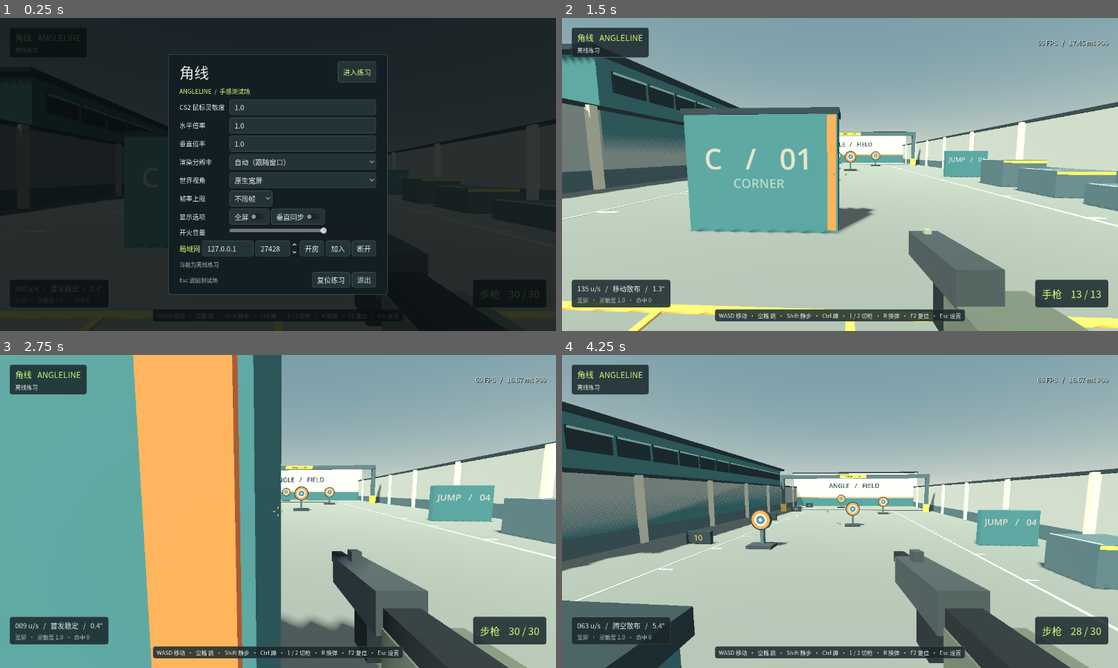
Above: before the commit, frames 1-4 (two rows, left to right).
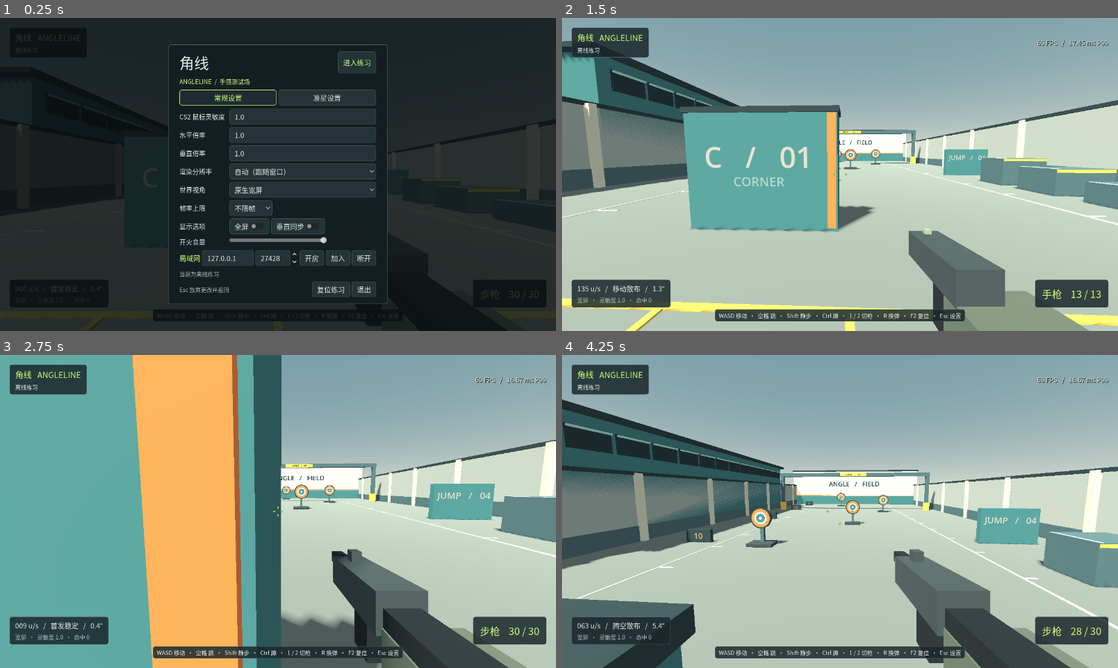
Above: after the commit, the same moments.

Repository: dsk66625/angleline
Game: Godot game, scene res://main.tscn
The game is run twice, just before and just after one commit, with the same random seed, the same clock (stepped at 60 frames per second) and the same inputs.
Inputs (mouse positions are in pixels of both pictures, inside the frame that each line leads up to):
- Up to frame 1 (0.25 s): no input
- Up to frame 2 (1.5 s): click "进入练习" at 0.5 s; tap Enter at 1.25 s; move the mouse to (867, 174) at 1.27 s; hold W from 1.28 s (still down); tap 1 at 1.35 s; click (867, 174) at 1.42 s
- Up to frame 3 (2.75 s): keep holding W; tap Space at 1.52, 2.27 s; move the mouse to (250, 511) at 2.02 s; tap 2 at 2.1 s; click (250, 511) at 2.17 s
- Up to frame 4 (4.25 s): keep holding W; move the mouse to (851, 505) at 2.77 s; tap R at 2.85 s; click (851, 505) at 2.92 s; move the mouse to (834, 517) at 3.52 s; tap Shift at 3.6 s; click (834, 517) at 3.67 s; tap Space at 3.77 s

The runs differ from the first frame. In frame 1, 5.0% of the frame differs, in the area x 30-70%, y 8-92%; in frame 2, 7.0%; in frame 3, 2.4%; in frame 4, 7.8%, in the area x 0-100%, y 14-100%.

Commit message:
Add customizable crosshairs with a live preview for v0.4.0

Diff:
--- /dev/null
+++ b/crosshair.gd
@@ -0,0 +1,87 @@
+extends Control
+
+enum Shape { CROSS, T, DOT }
+
+const LENGTH_MIN := 1
+const LENGTH_MAX := 24
+const GAP_MIN := 0
+const GAP_MAX := 24
+const THICKNESS_MIN := 1
+const THICKNESS_MAX := 8
+const DEFAULTS := {
+	"shape": Shape.CROSS, "color": Color("#cdff7a"), "length": 5, "gap": 4,
+	"thickness": 2, "dot": false, "outline": true, "dynamic": true,
+}
+const OUTLINE_COLOR := Color("#202729")
+const ARMS := [Vector2.UP, Vector2.DOWN, Vector2.LEFT, Vector2.RIGHT]
+const HIT_ARMS := [Vector2(1, 1), Vector2(-1, 1), Vector2(-1, -1), Vector2(1, -1)]
+
+var _style := DEFAULTS.duplicate()
+var _spread := 0.0
+var _pulsed := false
+var _hit := false
+
+
+static func normalize(raw: Variant) -> Dictionary:
+	var style := DEFAULTS.duplicate()
+	if raw is not Dictionary:
+		return style
+	for key in DEFAULTS:
+		if raw.has(key) and typeof(raw[key]) == typeof(DEFAULTS[key]):
+			style[key] = raw[key]
+	if style["shape"] not in [Shape.CROSS, Shape.T, Shape.DOT]:
+		style["shape"] = Shape.CROSS
+	style["length"] = clampi(style["length"], LENGTH_MIN, LENGTH_MAX)
+	style["gap"] = clampi(style["gap"], GAP_MIN, GAP_MAX)
+	style["thickness"] = clampi(style["thickness"], THICKNESS_MIN, THICKNESS_MAX)
+	var color: Color = style["color"]
+	if is_finite(color.r) and is_finite(color.g) and is_finite(color.b):
+		style["color"] = Color(clampf(color.r, 0.0, 1.0), clampf(color.g, 0.0, 1.0), clampf(color.b, 0.0, 1.0))
+	else:
+		style["color"] = DEFAULTS["color"]
+	return style
+
+
+func _init() -> void:
+	mouse_filter = Control.MOUSE_FILTER_IGNORE
+
+
+func apply_style(values: Dictionary) -> void:
+	var style := normalize(values)
+	if style != _style:
+		_style = style
+		queue_redraw()
+
+
+func set_feedback(spread: float, pulsed: bool, hit: bool) -> void:
+	if pulsed != _pulsed or hit != _hit or (spread != _spread and _style["dynamic"] and _style["shape"] != Shape.DOT):
+		queue_redraw()
+	_spread = spread
+	_pulsed = pulsed
+	_hit = hit
+
+
+func _draw() -> void:
+	var center := size * 0.5
+	var color: Color = Color.WHITE if _pulsed else _style["color"]
+	var thickness := float(_style["thickness"])
+	if _style["shape"] != Shape.DOT:
+		var gap := float(_style["gap"])
+		if _style["dynamic"]:
+			gap += clampf(_spread * 4.0, 0.0, 26.0)
+		for direction: Vector2 in ARMS:
+			if _style["shape"] == Shape.T and direction == Vector2.UP:
+				continue
+			var start := center + direction * gap
+			var finish := start + direction * float(_style["length"])
+			if _style["outline"]:
+				draw_line(start, finish, OUTLINE_COLOR, thickness + 2.0)
+			draw_line(start, finish, color, thickness)
+	if _style["dot"] or _style["shape"] == Shape.DOT:
+		var radius := thickness * 0.5
+		if _style["outline"]:
+			draw_circle(center, radius + 1.0, OUTLINE_COLOR, true, -1.0, true)
+		draw_circle(center, radius, color, true, -1.0, true)
+	if _hit:
+		for direction: Vector2 in HIT_ARMS:
+			draw_line(center + direction * 7.0, center + direction * 12.0, Color.WHITE, 2.0)
--- a/main.gd
+++ b/main.gd
@@ -3,6 +3,7 @@
 const Arena = preload("res://world.gd")
 const Fighter = preload("res://fighter.gd")
 const HUD = preload("res://trial_hud.gd")
+const Reticle = preload("res://crosshair.gd")
 const Link = preload("res://trial_link.gd")
 const SPAWN := [Vector3(0, 0.02, 6), Vector3(3, 0.02, 6)]
 const VERTICAL_FOV := 73.739795
@@ -10,7 +11,8 @@
 const TICK := 1.0 / 128.0
 
 var options := {"sensitivity": 1.0, "axis_x": 1.0, "axis_y": 1.0, "view": 0,
-	"resolution": Vector2i.ZERO, "fullscreen": false, "cap": 0, "vsync": false, "volume": 65}
+	"resolution": Vector2i.ZERO, "fullscreen": false, "cap": 0, "vsync": false, "volume": 65,
+	"crosshair": Reticle.DEFAULTS.duplicate()}
 var _last_window_target := Vector2i(-1, -1)
 var local_player: TrialFighter
 var remote_player: TrialFighter
@@ -154,6 +156,9 @@
 func _input(event: InputEvent) -> void:
 	if event is InputEventKey and event.pressed and not event.echo:
 		if event.physical_keycode == KEY_ESCAPE:
+			if not active_play and hud.dismiss_crosshair_popup():
+				get_viewport().set_input_as_handled()
+				return
 			if active_play:
 				_pause()
 			else:
@@ -182,6 +187,7 @@
 	_fire_pressed = false
 	_reload_pressed = false
 	Input.mouse_mode = Input.MOUSE_MODE_VISIBLE
+	hud.load_values(options)
 	hud.show_menu(true)
 
 func _resume() -> void:
@@ -212,6 +218,7 @@
 			options["view"] = 0
 	options["cap"] = clampi(options["cap"], 0, 2000)
 	options["volume"] = clampi(options["volume"], 0, 100)
+	options["crosshair"] = Reticle.normalize(options["crosshair"])
 
 func _save_options(values: Dictionary) -> void:
 	options = values
@@ -223,6 +230,7 @@
 		push_warning("Could not save angleline.cfg")
 
 func _apply_options() -> void:
+	hud.crosshair.apply_style(options["crosshair"])
 	var window := get_window()
 	Engine.max_fps = options["cap"]
 	DisplayServer.window_set_vsync_mode(DisplayServer.VSYNC_ENABLED if options["vsync"] else DisplayServer.VSYNC_DISABLED)
@@ -515,13 +523,7 @@
 			if _tracer_timers[index] <= 0.0:
 				_tracer_pool[index].hide()
 	var shown_spread := snappedf(local_player.spread_degrees(), 0.1)
-	var flash := _flash_time > 0.0
-	var hit := _hit_time > 0.0
-	if hud.spread != shown_spread or hud.pulsed != flash or hud.hit != hit:
-		hud.spread = shown_spread
-		hud.pulsed = flash
-		hud.hit = hit
-		hud.crosshair.queue_redraw()
+	hud.crosshair.set_feedback(shown_spread, _flash_time > 0.0, _hit_time > 0.0)
 	hud.hit_label.modulate.a = clampf(_hit_time * 9.0, 0.0, 1.0)
 	_performance.append(dt * 1000.0)
 	_performance_elapsed += dt
--- a/project.godot
+++ b/project.godot
@@ -3,7 +3,7 @@
 [application]
 
 config/name="角线试玩"
-config/version="0.3.0"
+config/version="0.4.0"
 run/main_scene="res://main.tscn"
 config/features=PackedStringArray("4.6", "GL Compatibility")
 
--- a/trial_hud.gd
+++ b/trial_hud.gd
@@ -9,6 +9,7 @@
 signal reset_requested
 signal quit_requested
 
+const Reticle = preload("res://crosshair.gd")
 const GREEN := Color("#cdff7a")
 const PAPER := Color("#e6ece8")
 const MUTED := Color("#adbfbe")
@@ -26,10 +27,7 @@
 var status_label: Label
 var hit_label: Label
 var position_label: Label
-var crosshair: Control
-var spread := 0.0
-var pulsed := false
-var hit := false
+var crosshair: Reticle
 var _root: Control
 var _veil: ColorRect
 var _center: CenterContainer
@@ -48,6 +46,20 @@
 var _connection: Label
 var _settings_profile: Label
 var _settings_error: Label
+var _general_page: VBoxContainer
+var _crosshair_page: VBoxContainer
+var _general_tab: Button
+var _crosshair_tab: Button
+var _preview: Reticle
+var _shape: OptionButton
+var _color: ColorPickerButton
+var _length: HSlider
+var _gap: HSlider
+var _thickness: HSlider
+var _dot: CheckButton
+var _outline: CheckButton
+var _dynamic: CheckButton
+var _loading_style := false
 
 func _ready() -> void:
 	var font := SystemFont.new()
@@ -167,11 +179,10 @@
 	keys.horizontal_alignment = HORIZONTAL_ALIGNMENT_CENTER
 	key_panel.add_child(keys)
 
-	crosshair = Control.new()
+	crosshair = Reticle.new()
 	_root.add_child(crosshair)
 	crosshair.set_anchors_and_offsets_preset(Control.PRESET_FULL_RECT)
 	crosshair.mouse_filter = Control.MOUSE_FILTER_IGNORE
-	crosshair.draw.connect(_draw_crosshair)
 	hit_label = _label("", 15, GREEN)
 	_root.add_child(hit_label)
 	hit_label.set_anchors_and_offsets_preset(Control.PRESET_CENTER)
@@ -208,11 +219,23 @@
 	_settings_profile = _label("ANGLELINE  /  手感测试场", 14, GREEN)
 	body.add_child(_settings_profile)
 
+	var tabs := HBoxContainer.new()
+	body.add_child(tabs)
+	var group := ButtonGroup.new()
+	_general_tab = _button(tabs, "常规设置", _select_page.bind(false))
+	_crosshair_tab = _button(tabs, "准星设置", _select_page.bind(true))
+	for tab in [_general_tab, _crosshair_tab]:
+		tab.toggle_mode = true
+		tab.button_group = group
+		tab.size_flags_horizontal = Control.SIZE_EXPAND_FILL
+	_general_page = VBoxContainer.new()
+	_general_page.add_theme_constant_override("separation", 8)
+	body.add_child(_general_page)
 	var columns := GridContainer.new()
 	columns.columns = 2
 	columns.add_theme_constant_override("h_separation", 10)
 	columns.add_theme_constant_override("v_separation", 6)
-	body.add_child(columns)
+	_general_page.add_child(columns)
 	_sense = _edit(columns, "CS2 鼠标灵敏度", "1.00")
 	_axis_x = _edit(columns, "水平倍率", "1.00")
 	_axis_y = _edit(columns, "垂直倍率", "1.00")
@@ -262,7 +285,7 @@
 	_sound.size_flags_horizontal = Control.SIZE_EXPAND_FILL
 	columns.add_child(_sound)
 	var network_bar := HBoxContainer.new()
-	body.add_child(network_bar)
+	_general_page.add_child(network_bar)
 	network_bar.add_child(_label("局域网", 16, GREEN))
 	_address = LineEdit.new()
 	_address.placeholder_text = "主机 IP"
@@ -278,16 +301,144 @@
 	_button(network_bar, "加入", func() -> void: join_requested.emit(_address.text.strip_edges(), int(_port.value)))
 	_button(network_bar, "断开", func() -> void: leave_requested.emit())
 	_connection = _label("当前为离线练习", 13, MUTED)
-	body.add_child(_connection)
+	_general_page.add_child(_connection)
+	_crosshair_page = VBoxContainer.new()
+	_crosshair_page.add_theme_constant_override("separation", 8)
+	body.add_child(_crosshair_page)
+	_build_crosshair_page()
+	_select_page(false)
 	_settings_error = _label("", 13, Color("#ffc68e"))
 	body.add_child(_settings_error)
 	_settings_error.hide()
 	var footer := HBoxContainer.new()
 	body.add_child(footer)
-	footer.add_child(_label("Esc 返回测试场", 13, MUTED))
+	footer.add_child(_label("Esc 放弃更改并返回", 13, MUTED))
 	_spacer(footer)
 	_button(footer, "复位练习", func() -> void: reset_requested.emit())
 	_button(footer, "退出", func() -> void: quit_requested.emit())
+
+func _select_page(edit_crosshair: bool) -> void:
+	_general_page.visible = not edit_crosshair
+	_crosshair_page.visible = edit_crosshair
+	_general_tab.set_pressed_no_signal(not edit_crosshair)
+	_crosshair_tab.set_pressed_no_signal(edit_crosshair)
+
+func _build_crosshair_page() -> void:
+	_crosshair_page.custom_minimum_size.x = 460
+	var preview_panel := _panel(_crosshair_page, Color("#37474b"), Color("#53696a"), 12, 6)
+	var preview_body := VBoxContainer.new()
+	preview_panel.add_child(preview_body)
+	var preview_header := HBoxContainer.new()
+	preview_body.add_child(preview_header)
+	preview_header.add_child(_label("准星预览", 15, PAPER))
+	_spacer(preview_header)
+	var movement := CheckButton.new()
+	movement.text = "模拟移动"
+	preview_header.add_child(movement)
+	_preview = Reticle.new()
+	_preview.custom_minimum_size.y = 124
+	_preview.mouse_filter = Control.MOUSE_FILTER_IGNORE
+	preview_body.add_child(_preview)
+	movement.toggled.connect(func(moving: bool) -> void:
+		_preview.set_feedback(2.0 if moving else 0.0, false, false))
+
+	var grid := GridContainer.new()
+	grid.columns = 2
+	grid.add_theme_constant_override("h_separation", 15)
+	grid.add_theme_constant_override("v_separation", 6)
+	_crosshair_page.add_child(grid)
+	grid.add_child(_label("准星形状", 15, PAPER))
+	_shape = OptionButton.new()
+	for title in ["十字", "T 形", "圆点"]:
+		_shape.add_item(title)
+	_shape.size_flags_horizontal = Control.SIZE_EXPAND_FILL
+	grid.add_child(_shape)
+	_shape.item_selected.connect(func(_index: int) -> void: _update_preview())
+	grid.add_child(_label("准星颜色", 15, PAPER))
+	_color = ColorPickerButton.new()
+	_color.edit_alpha = false
+	_color.custom_minimum_size.y = 28
+	grid.add_child(_color)
+	_color.color_changed.connect(func(_value: Color) -> void: _update_preview())
+	_length = _dimension(grid, "线长", Reticle.LENGTH_MIN, Reticle.LENGTH_MAX)
+	_gap = _dimension(grid, "中心间距", Reticle.GAP_MIN, Reticle.GAP_MAX)
+	_thickness = _dimension(grid, "粗细", Reticle.THICKNESS_MIN, Reticle.THICKNESS_MAX)
+	var flags := HBoxContainer.new()
+	_crosshair_page.add_child(flags)
+	_dot = _style_toggle(flags, "中心点")
+	_outline = _style_toggle(flags, "描边")
+	_dynamic = _style_toggle(flags, "动态散布")
+	var defaults_row := HBoxContainer.new()
+	_crosshair_page.add_child(defaults_row)
+	_spacer(defaults_row)
+	_button(defaults_row, "恢复默认准星", func() -> void: _load_style(Reticle.DEFAULTS))
+	_load_style(Reticle.DEFAULTS)
+
+func _dimension(parent: Container, title: String, minimum: int, maximum: int) -> HSlider:
+	parent.add_child(_label(title, 15, PAPER))
+	var row := HBoxContainer.new()
+	row.size_flags_horizontal = Control.SIZE_EXPAND_FILL
+	parent.add_child(row)
+	var slider := HSlider.new()
+	slider.min_value = minimum
+	slider.max_value = maximum
+	slider.step = 1
+	slider.size_flags_horizontal = Control.SIZE_EXPAND_FILL
+	slider.size_flags_vertical = Control.SIZE_SHRINK_CENTER
+	row.add_child(slider)
+	var reading := _label(str(int(slider.value)), 15, PAPER)
+	reading.custom_minimum_size.x = 28
+	reading.horizontal_alignment = HORIZONTAL_ALIGNMENT_RIGHT
+	row.add_child(reading)
+	slider.value_changed.connect(func(value: float) -> void:
+		reading.text = str(int(value))
+		_update_preview())
+	return slider
+
+func _style_toggle(parent: Container, title: String) -> CheckButton:
+	var toggle := CheckButton.new()
+	toggle.text = title
+	parent.add_child(toggle)
+	toggle.toggled.connect(func(_pressed: bool) -> void: _update_preview())
+	return toggle
+
+func _load_style(raw: Variant) -> void:
+	var style := Reticle.normalize(raw)
+	_loading_style = true
+	_shape.select(style["shape"])
+	_color.color = style["color"]
+	_length.value = style["length"]
+	_gap.value = style["gap"]
+	_thickness.value = style["thickness"]
+	_dot.set_pressed_no_signal(style["dot"])
+	_outline.set_pressed_no_signal(style["outline"])
+	_dynamic.set_pressed_no_signal(style["dynamic"])
+	_loading_style = false
+	_update_preview()
+
+func _edited_style() -> Dictionary:
+	return Reticle.normalize({"shape": _shape.selected, "color": _color.color,
+		"length": int(_length.value), "gap": int(_gap.value), "thickness": int(_thickness.value),
+		"dot": _dot.button_pressed, "outline": _outline.button_pressed, "dynamic": _dynamic.button_pressed})
+
+func _update_preview() -> void:
+	if _loading_style:
+		return
+	var has_lines := _shape.selected != Reticle.Shape.DOT
+	_length.editable = has_lines
+	_gap.editable = has_lines
+	_dot.disabled = not has_lines
+	_dynamic.disabled = not has_lines
+	_preview.apply_style(_edited_style())
+
+func dismiss_crosshair_popup() -> bool:
+	if _color.get_popup().visible:
+		_color.get_popup().hide()
+		return true
+	if _shape.get_popup().visible:
+		_shape.get_popup().hide()
+		return true
+	return false
 
 func _edit(parent: Container, title: String, initial: String) -> LineEdit:
 	parent.add_child(_label(title, 15, PAPER))
@@ -336,6 +487,9 @@
 	_resolution.select(best)
 
 func load_values(settings: Dictionary) -> void:
+	_settings_error.hide()
+	_load_style(settings.get("crosshair", Reticle.DEFAULTS))
+	crosshair.apply_style(_edited_style())
 	_sense.text = str(settings["sensitivity"])
 	_axis_x.text = str(settings["axis_x"])
 	_axis_y.text = str(settings["axis_y"])
@@ -354,10 +508,12 @@
 	var fields := [_sense, _axis_x, _axis_y]
 	for field in fields:
 		if not field.text.is_valid_float() or float(field.text) <= 0.0 or float(field.text) > 50.0:
+			_select_page(false)
 			_settings_error.text = "灵敏度和轴向倍率请输入大于 0 且不超过 50 的数字。"
 			_settings_error.show()
 			return
 	if CAPS[_cap.selected] == -1 and (not _custom_cap.text.is_valid_int() or int(_custom_cap.text) < 30 or int(_custom_cap.text) > 2000):
+		_select_page(false)
 		_settings_error.text = "自定义帧率请输入 30 到 2000 之间的整数。"
 		_settings_error.show()
 		return
@@ -366,7 +522,7 @@
 		"axis_y": float(_axis_y.text), "view": _preset.selected,
 		"resolution": RESOLUTIONS[_resolution.selected], "fullscreen": _fullscreen.button_pressed,
 		"cap": int(_custom_cap.text) if CAPS[_cap.selected] == -1 else CAPS[_cap.selected],
-		"vsync": _sync.button_pressed, "volume": int(_sound.value)})
+		"vsync": _sync.button_pressed, "volume": int(_sound.value), "crosshair": _edited_style()})
 	resumed.emit()
 
 func show_menu(visible_menu: bool) -> void:
@@ -378,16 +534,3 @@
 func connection_status(message: String) -> void:
 	status_label.text = message
 	_connection.text = message
-
-func _draw_crosshair() -> void:
-	var center := crosshair.size * 0.5
-	var gap := clampf(4.0 + spread * 4.0, 4.0, 30.0)
-	var color := Color.WHITE if pulsed else GREEN
-	for direction in [Vector2.UP, Vector2.DOWN, Vector2.LEFT, Vector2.RIGHT]:
-		var start: Vector2 = center + direction * gap
-		var finish: Vector2 = center + direction * (gap + 5.0)
-		crosshair.draw_line(start, finish, Color("#202729"), 4)
-		crosshair.draw_line(start, finish, color, 2)
-	if hit:
-		for direction in [Vector2(1, 1), Vector2(-1, 1), Vector2(-1, -1), Vector2(1, -1)]:
-			crosshair.draw_line(center + direction * 7, center + direction * 12, Color.WHITE, 2)
Not shown, added: crosshair.gd.uid
Not shown, changed: export_presets.cfg
Not shown, changed: 试玩说明.txt
